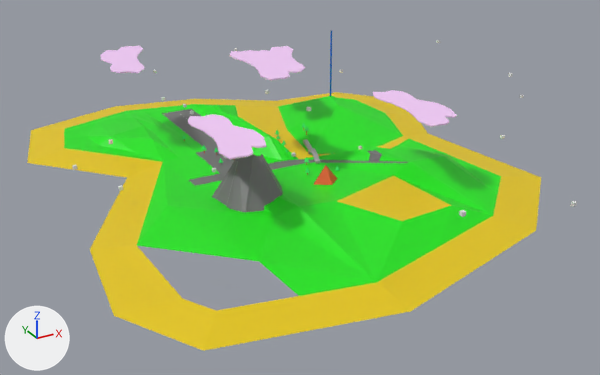
A saved change to the Blender file SDL2_stuff/3DGraphics/.work/3d models/islandx.blend.
The view is the same before and after, from a camera (50 mm lens) standing at (-20.5, -41.5, 19.2) and looking at (2.3, -0.1, -1.5). The axes (+X, +Y, +Z) are drawn at lower left. The lights are the same throughout. The first picture is the older version.

The first picture shows 'Island', 'clouds', 'clouds.001', 'clouds.002', 'clouds.003', 'clouds.004', 'volcano', 'waypoint.008' and 2 more.
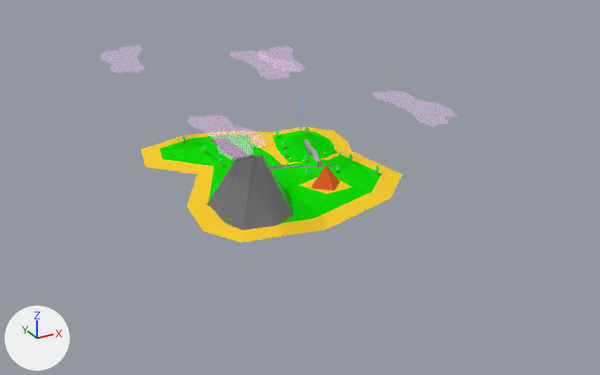
What changed in the scene script:
```text
Change mat_sbx_35:
    mat_sbx_35.roughness: 0.5 -> 1.0
    add mat_sbx_35.specular_ior_level = 0.0
Change mat_sbx_37:
    mat_sbx_37.base_color: (0.8, 0.58, 0.0) -> (1.0, 0.676, 0.0169)  # yellow #e7c800 -> yellow #ffd723
Add mat_sbx_33_clouds:
    mat_sbx_33_clouds = principled_material('SBX_33,Clouds')
    mat_sbx_33_clouds.base_color = (0.953, 0.632, 1.0)  # pink #fad0ff
    mat_sbx_33_clouds.roughness = 1.0
    mat_sbx_33_clouds.alpha = 0.2
Change me_plane:
    where me_plane.from_pydata(...)  # 42 vertices, 80 faces; spans x -0.85..1.13, y -1.98..1.06, z 0.0..0.06
    remove me_plane.materials.append(mat_sbx_33t240)  # pink #fad0ff
    add me_plane.materials.append(mat_sbx_33_clouds)  # pink #fad0ff
Change me_plane_005:
    where me_plane_005.from_pydata(...)  # 42 vertices, 80 faces; spans x -0.85..1.13, y -1.98..1.06, z 0.0..0.06
    remove me_plane_005.materials.append(mat_sbx_33t240)  # pink #fad0ff
    add me_plane_005.materials.append(mat_sbx_33_clouds)  # pink #fad0ff
Change me_plane_006:
    where me_plane_006.from_pydata(...)  # 42 vertices, 80 faces; spans x -0.85..1.13, y -1.98..1.06, z 0.0..0.06
    remove me_plane_006.materials.append(mat_sbx_33t240)  # pink #fad0ff
    add me_plane_006.materials.append(mat_sbx_33_clouds)  # pink #fad0ff
Change me_plane_007:
    where me_plane_007.from_pydata(...)  # 42 vertices, 80 faces; spans x -0.85..1.13, y -1.98..1.06, z 0.0..0.06
    remove me_plane_007.materials.append(mat_sbx_33t240)  # pink #fad0ff
    add me_plane_007.materials.append(mat_sbx_33_clouds)  # pink #fad0ff
Change me_plane_008:
    where me_plane_008.from_pydata(...)  # 42 vertices, 80 faces; spans x -0.85..1.13, y -1.98..1.06, z 0.0..0.06
    remove me_plane_008.materials.append(mat_sbx_33t240)  # pink #fad0ff
    add me_plane_008.materials.append(mat_sbx_33_clouds)  # pink #fad0ff
Change ob_waypoint_008:
    add ob_waypoint_008.hide_set(True)  # its collection is switched off
Change ob_island:
    ob_island.scale: (2.0, 2.0, 2.0) -> (1.0, 1.0, 1.0)
```

Pixel boxes (x1, y1, x2, y2) of what changed, in the pictures (600 x 375 px):
'Island', surface changed, recoloured, rescaled (49% narrower, 54% shorter)
    before: (27, 30, 541, 351)
    after: (141, 96, 402, 243)
'clouds.003', recoloured
    both: (188, 114, 267, 160)
'clouds.004', recoloured
    both: (373, 90, 457, 127)
'clouds', recoloured
    both: (230, 50, 301, 81)
'clouds.002', recoloured
    both: (100, 46, 145, 73)
'clouds.001', recoloured
    both: (260, 46, 305, 72)
'waypoint.008', hidden
    before: (459, 210, 466, 217)
